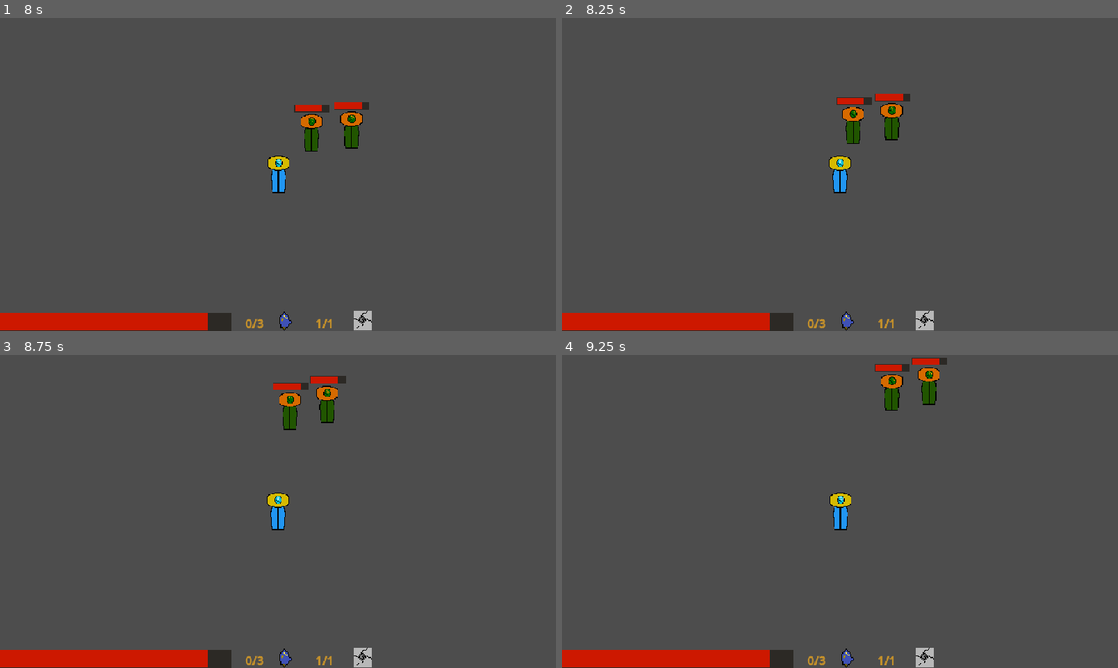
Above: before the commit, frames 1-4 (two rows, left to right).
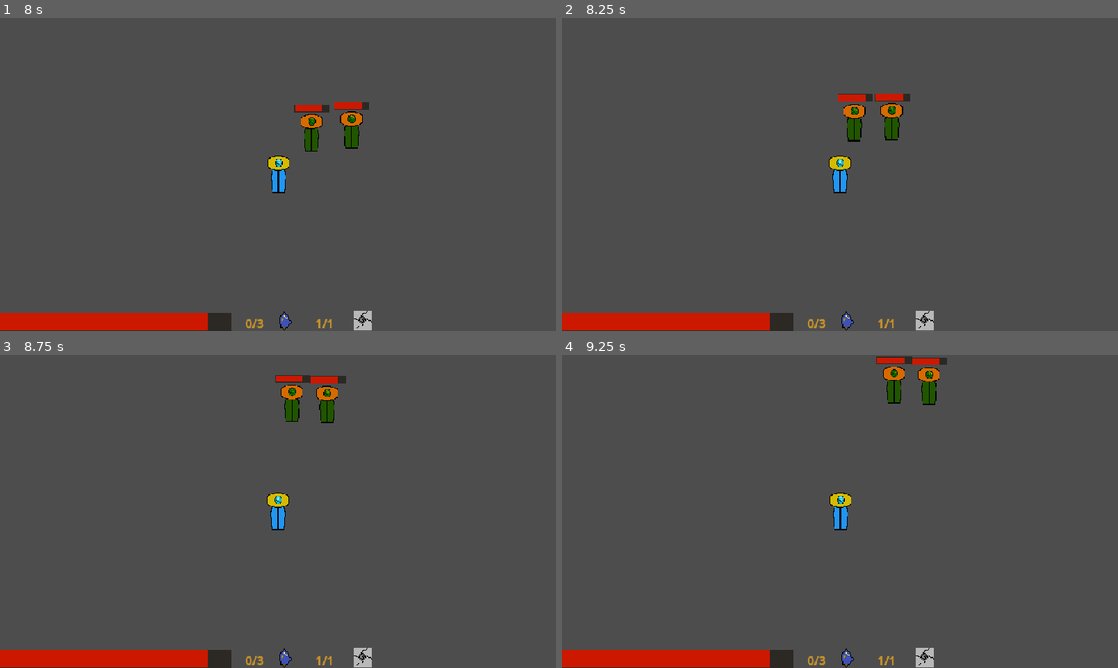
Above: after the commit, the same moments.

Repository: nf12pro/ChronoAnchor
Game: Godot game, scene res://scenes/testing_scene.tscn
Same seed, same stepped clock (60 frames per second), same inputs: the game is played once before the commit and once after it.
Inputs (mouse positions are in pixels of both pictures, inside the frame that each line leads up to):
- Up to frame 1 (8 s): tap Enter at 0.5 s; move the mouse to (400, 158) at 0.52 s; hold Right (move_right) 0.53-1.28 s; hold Shift (dash) 0.53-1.28 s; click (400, 158) at 0.67 s; tap F (parry, bound only after the commit) at 0.8, 1.35, 2.3, 3.8, 6.8, 7.35 s; move the mouse to (166, 190) at 1.27 s; hold S (move_down) 1.28-2.03 s; tap Shift (dash) at 1.55, 2.85, 4.55, 6.05, 7.55 s; move the mouse to (333, 105) at 2.02 s; press the mouse at (333, 105) at 2.03 s; hold Right (move_right) 2.03-2.78 s; move the mouse to (250, 237) at 2.77 s; release the mouse at (250, 237) at 2.78 s; hold W (move_up) 2.78-3.53 s; click (250, 237) at 2.92 s; move the mouse to (444, 221) at 3.52 s; hold Right mouse button (heavy_attack) 3.53-4.28 s; hold A (move_left) 3.53-5.03 s; move the mouse to (111, 127) at 4.27 s; tap P (take_damage_test) at 4.35 s; move the mouse to (305, 174) at 5.02 s; hold S (move_down) 5.03-5.78 s; hold F (parry, bound only after the commit) 5.03-5.78 s; click (305, 174) at 5.17 s; move the mouse to (194, 96) at 5.77 s; hold Right (move_right) 5.78-6.53 s; tap Alt at 5.85 s; move the mouse to (400, 158) at 6.52 s; hold W (move_up) 6.53-7.28 s; hold Shift (dash) 6.53-7.28 s; move the mouse to (166, 190) at 7.27 s; hold Right (move_right) from 7.28 s (still down); click (166, 190) at 7.42 s
- Up to frame 2 (8.25 s): move the mouse to (895, 105) at 8.02 s; release Right (move_right) at 8.03 s; press the mouse at (895, 105) at 8.03 s; hold S (move_down) from 8.03 s (still down)
- Up to frame 3 (8.75 s): keep holding S (move_down); tap F (parry, bound only after the commit) at 8.3 s
- Up to frame 4 (9.25 s): move the mouse to (812, 574) at 8.77 s; release S (move_down) at 8.78 s; release the mouse at (812, 574) at 8.78 s; hold A (move_left) from 8.78 s (still down); tap Shift (dash) at 8.85 s

Frame 1 is identical in both runs. In frame 2, 0.4% of the frame differs, in the area x 49-56%, y 24-41%; in frame 3, 0.6%; in frame 4, 0.6%, in the area x 56-63%, y 0-18%.

Commit message:
Enemy Attack WIP

Diff:
--- a/project.godot
+++ b/project.godot
@@ -98,6 +98,11 @@
 "events": [Object(InputEventKey,"resource_local_to_scene":false,"resource_name":"","device":-1,"window_id":0,"alt_press …(192 unchanged characters)…
 ]
 }
+parry={
+"deadzone": 0.2,
+"events": [Object(InputEventKey,"resource_local_to_scene":false,"resource_name":"","device":-1,"window_id":0,"alt_pressed":false,"shift_pressed":false,"ctrl_pressed":false,"meta_pressed":false,"pressed":false,"keycode":0,"physical_keycode":70,"key_label":0,"unicode":102,"location":0,"echo":false,"script":null)
+]
+}
 
 [layer_names]
 
--- a/scenes/player.tscn
+++ b/scenes/player.tscn
@@ -34,7 +34,8 @@
 
 [node name="player" type="CharacterBody2D" unique_id=142865822]
 z_index = 1
-collision_layer = 2
+collision_layer = 8
+collision_mask = 4
 script = ExtResource("1_g2els")
 
 [node name="health_bar" parent="." unique_id=2078701455 instance=ExtResource("3_qhqgy")]
--- a/scenes/test_enemy.tscn
+++ b/scenes/test_enemy.tscn
@@ -32,6 +32,12 @@
 [sub_resource type="CircleShape2D" id="CircleShape2D_6esg4"]
 radius = 129.18979
 
+[sub_resource type="RectangleShape2D" id="RectangleShape2D_6esg4"]
+size = Vector2(97.75, 152)
+
+[sub_resource type="RectangleShape2D" id="RectangleShape2D_jooh5"]
+size = Vector2(85.75, 135)
+
 [node name="test_enemy" type="CharacterBody2D" unique_id=142865822]
 collision_layer = 16
 collision_mask = 2
@@ -43,7 +49,7 @@
 autoplay = "default"
 frame_progress = 0.12391861
 
-[node name="collision_shape_2d" type="CollisionShape2D" parent="." unique_id=1128658469]
+[node name="hurtbox_hitbox" type="CollisionShape2D" parent="." unique_id=1128658469]
 shape = SubResource("RectangleShape2D_hv2ic")
 
 [node name="health_bar" parent="." unique_id=2078701455 instance=ExtResource("4_1y3pe")]
@@ -63,11 +69,44 @@
 [node name="detection_hitbox" type="CollisionShape2D" parent="detection_range" unique_id=1594368415]
 shape = SubResource("CircleShape2D_6esg4")
 
+[node name="enemy_area" type="Area2D" parent="." unique_id=2020769859]
+collision_layer = 4
+collision_mask = 8
+
+[node name="enemy_hitbox" type="CollisionShape2D" parent="enemy_area" unique_id=246020562]
+shape = SubResource("RectangleShape2D_6esg4")
+disabled = true
+
+[node name="attack_range" type="Area2D" parent="." unique_id=673315667]
+collision_layer = 4
+collision_mask = 8
+
+[node name="attack_range_hitbox" type="CollisionShape2D" parent="attack_range" unique_id=1423636057]
+shape = SubResource("RectangleShape2D_jooh5")
+
+[node name="cooldown_timer" type="Timer" parent="." unique_id=1280477401]
+process_callback = 0
+
 [node name="stagger_timer" type="Timer" parent="." unique_id=323352684]
 process_callback = 0
 wait_time = 0.25
 one_shot = true
 
+[node name="windup_timer" type="Timer" parent="." unique_id=2622098]
+process_callback = 0
+wait_time = 0.3
+one_shot = true
+
+[node name="hitbox_timer" type="Timer" parent="." unique_id=2007262019]
+process_callback = 0
+wait_time = 0.15
+
 [connection signal="body_entered" from="detection_range" to="." method="_on_detection_range_body_entered"]
 [connection signal="body_exited" from="detection_range" to="." method="_on_detection_range_body_exited"]
+[connection signal="body_entered" from="enemy_area" to="." method="_on_enemy_area_body_entered"]
+[connection signal="body_entered" from="attack_range" to="." method="_on_attack_range_body_entered"]
+[connection signal="body_exited" from="attack_range" to="." method="_on_attack_range_body_exited"]
+[connection signal="timeout" from="cooldown_timer" to="." method="_on_cooldown_timer_timeout"]
 [connection signal="timeout" from="stagger_timer" to="." method="_on_stagger_timer_timeout"]
+[connection signal="timeout" from="windup_timer" to="." method="_on_windup_timer_timeout"]
+[connection signal="timeout" from="hitbox_timer" to="." method="_on_hitbox_timer_timeout"]
--- a/scripts/player.gd
+++ b/scripts/player.gd
@@ -158,6 +158,8 @@
 		place_save_state()
 	if event.is_action_pressed("rewind_to_save_state") and save_state_placed > 0:
 		rewind_to_save_state()
+	if event.is_action_pressed("parry") and not Global.is_dashing and not Global.is_attacking:
+		pass
 
 func place_save_state() -> void:
 	save_state_placed += 1
@@ -199,6 +201,9 @@
 	save_state_tracker.text = "[b]" + str(save_state_max_amount - save_state_placed) + "/" + str(save_state_max_amount) + "[/b]"
 	dash_tracker.text = "[b]" + str(dash_charges) + "/" + str(dash_amount) + "[/b]"
 
+func take_damage(damage):
+	health -= damage
+
 func _on_health_depleted() -> void:
 	print("Player died")
 
--- a/scripts/test_enemy.gd
+++ b/scripts/test_enemy.gd
@@ -21,17 +21,39 @@
 
 #region Detection
 var player: CharacterBody2D = null
+var in_attack_range: bool = false
+#endregion
+
+#region Dealing Damage
+@onready var enemy_area = $enemy_area
+@onready var enemy_hitbox = $enemy_area/enemy_hitbox
+@onready var cooldown_timer = $cooldown_timer
+@onready var windup_timer = $windup_timer
+@onready var hitbox_timer = $hitbox_timer
+
+@export var dealing_damage: int = 10
+@export var attack_duration: float = 0.15
+
+var on_cooldown: bool = false
+var is_attacking: bool = false
+var hit_player: bool = false
 #endregion
 
 func _ready():
 	health = max_health
 	health_bar.init_health(health)
 	health_bar.health_depleted.connect(_on_health_depleted)
+	enemy_area.monitoring = false
+	enemy_hitbox.disabled = true
 
 func _physics_process(_delta: float) -> void:
 	if player:
-		if not stagger:
+		if not stagger and not is_attacking:
 			velocity = global_position.direction_to(player.global_position) * max_speed
+		else:
+			velocity = Vector2.ZERO
+		if in_attack_range and not on_cooldown and not stagger and not is_attacking:
+			attack()
 	else:
 		velocity = Vector2.ZERO
 	invincibility = false
@@ -45,6 +67,51 @@
 func _on_detection_range_body_exited(body: Node2D) -> void:
 	if body.name == "player":
 		player = null
+
+func _on_attack_range_body_entered(body: Node2D) -> void:
+	if body.name == "player":
+		in_attack_range = true
+
+func _on_attack_range_body_exited(body: Node2D) -> void:
+	if body.name == "player":
+		in_attack_range = false
+
+func attack() -> void:
+	is_attacking = true
+	on_cooldown = true
+	hit_player = false
+
+	windup_timer.start()
+	await windup_timer.timeout
+
+	enemy_hitbox.disabled = false
+	enemy_area.monitoring = true
+	hitbox_timer.start()
+	call_deferred("_check_initial_overlaps")
+
+func _check_initial_overlaps() -> void:
+	await get_tree().physics_frame
+	if not enemy_area.monitoring:
+		return
+	for body in enemy_area.get_overlapping_bodies():
+		_on_enemy_area_body_entered(body)
+
+func _on_enemy_area_body_entered(body: Node) -> void:
+	if hit_player:
+		return
+	if not body.has_method("take_damage"):
+		return
+	hit_player = true
+	body.take_damage(dealing_damage)
+
+func _on_hitbox_timer_timeout() -> void:
+	enemy_hitbox.disabled = true
+	enemy_area.monitoring = false
+	is_attacking = false
+	cooldown_timer.start()
+
+func _on_cooldown_timer_timeout() -> void:
+	on_cooldown = false
 
 func set_health(new_health: float) -> void:
 	health = clamp(new_health, 0, max_health)
@@ -65,3 +132,6 @@
 
 func _on_stagger_timer_timeout() -> void:
 	stagger = false
+
+func _on_windup_timer_timeout() -> void:
+	pass # Replace with function body.
